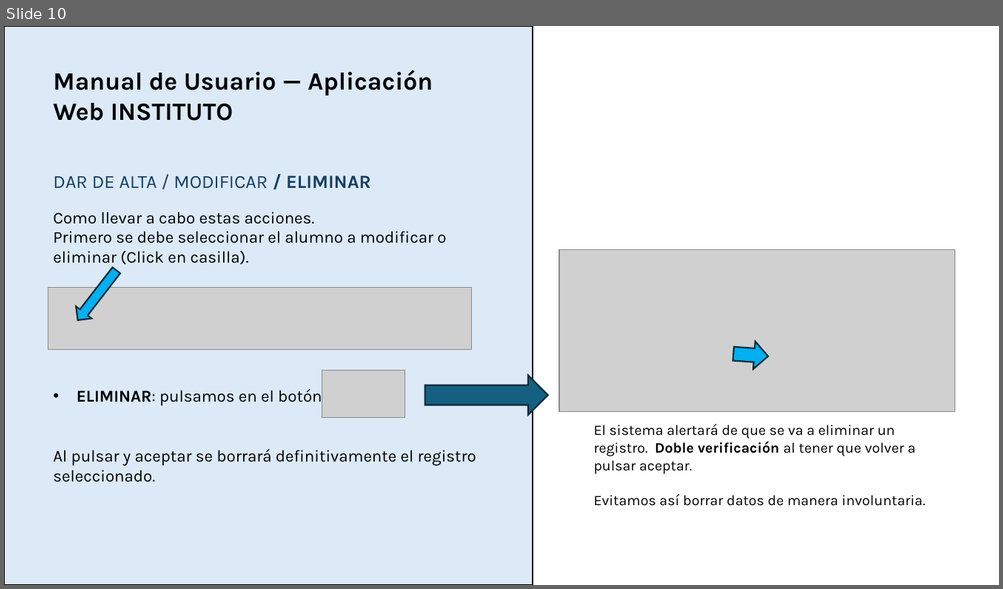
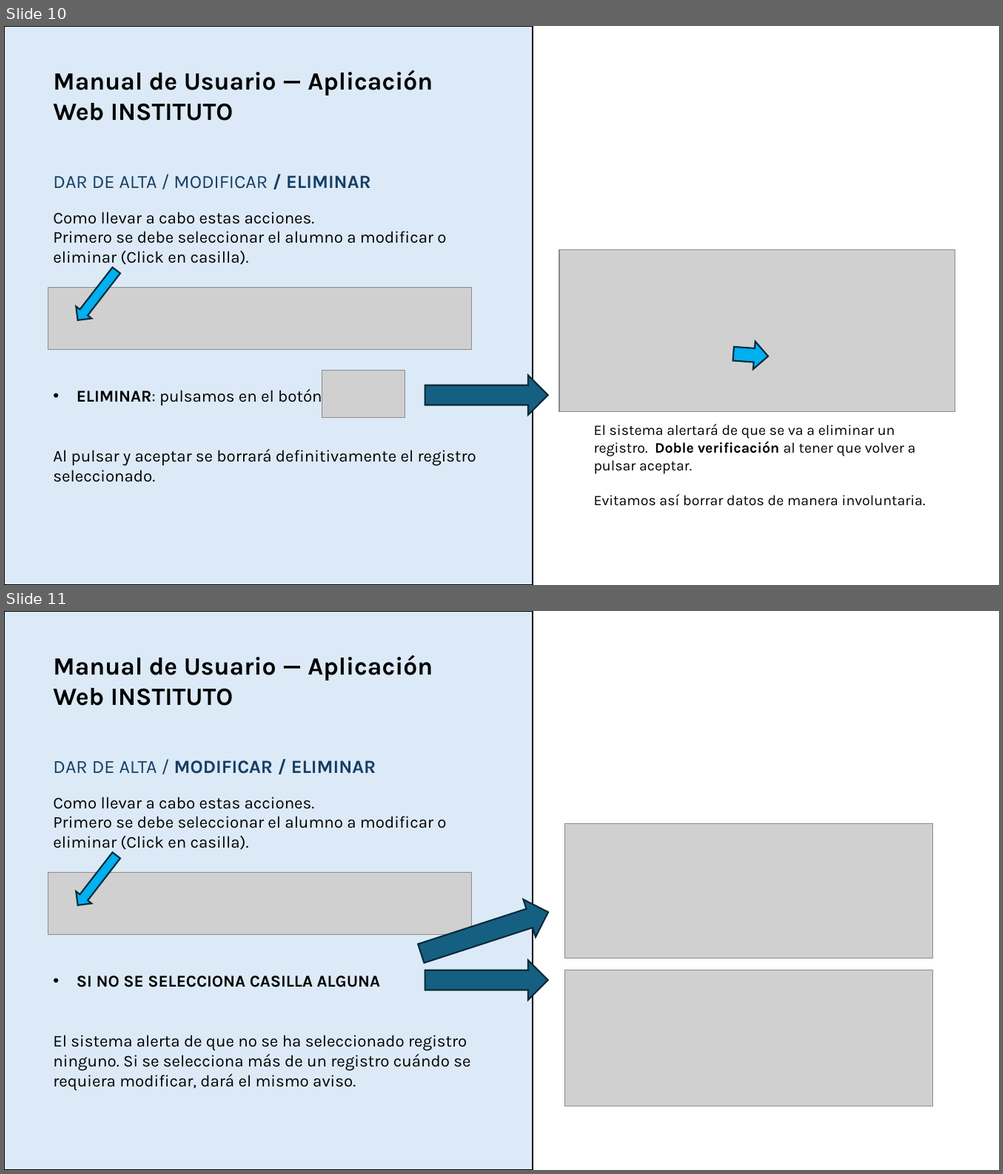
Before and after one commit to arojas-r/GestorAcademicoPracticas, a slide deck: MANUAL DE USUARIO.pptm. Shown one above the other, each under a label of ours: slide 10 before the commit, slides 10 and 11 after it. The pictures are 1003x589 and 1003x1174 pixels, drawn with LibreOffice and Linux fonts; fonts in the diff are those of the drawing; grey boxes stand for pictures. Boxes give left, top, right and bottom in pixels: in the first picture for what was removed or moved away, otherwise in the second. Text is boxed around its words. In the diff, an @@ line names an element or a change of style, - is before the commit and + after.

```diff
--- a/MANUAL DE USUARIO.pptm
+++ b/MANUAL DE USUARIO.pptm
@@ slide 11 added at [4,611,999,1170], background #FFFFFF @@
@@ rectangle added at [4,611,532,1170], fill #DCEAF7, outline #000000 1.5 pt @@
@@ text added at [53,655,470,1091], 16 pt, text #000000 @@
+Manual de Usuario — Aplicación Web INSTITUTO
+DAR DE ALTA / MODIFICAR / ELIMINAR
+Como llevar a cabo estas acciones.
+Primero se debe seleccionar el alumno a modificar o eliminar (Click en casilla).
+• SI NO SE SELECCIONA CASILLA ALGUNA
+El sistema alerta de que no se ha seleccionado registro ninguno. Si se selecciona más de un registro cuándo se requiera modificar, dará el mismo aviso.
@@ picture added at [564,823,933,958] @@
@@ right arrow added at [70,849,124,911], fill #00B0F0, outline #092A39 1.5 pt @@
@@ picture added at [48,873,471,935] @@
@@ right arrow added at [415,894,555,972], fill #156082, outline #092A39 1.5 pt @@
@@ right arrow added at [425,961,548,1000], fill #156082, outline #092A39 1.5 pt @@
@@ picture added at [564,970,933,1106] @@
```
Also in this commit, not shown: 2 slides changed.
